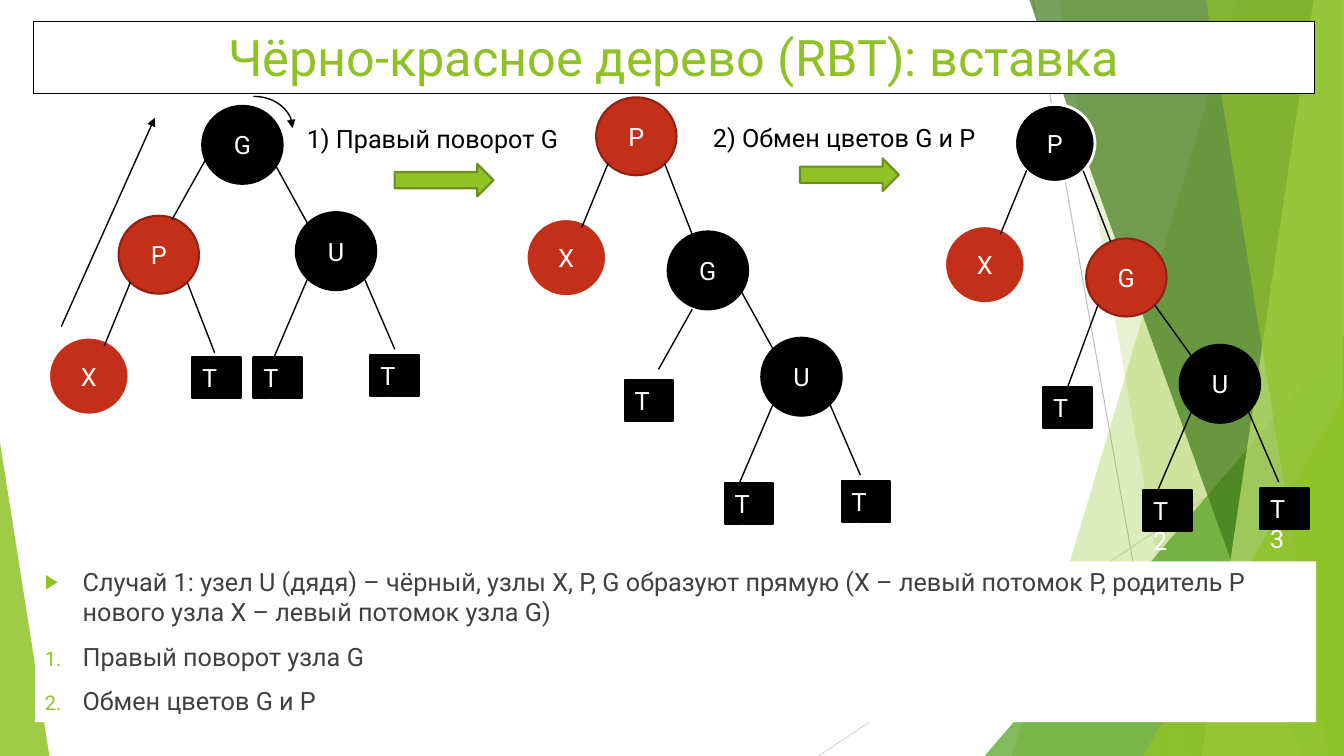
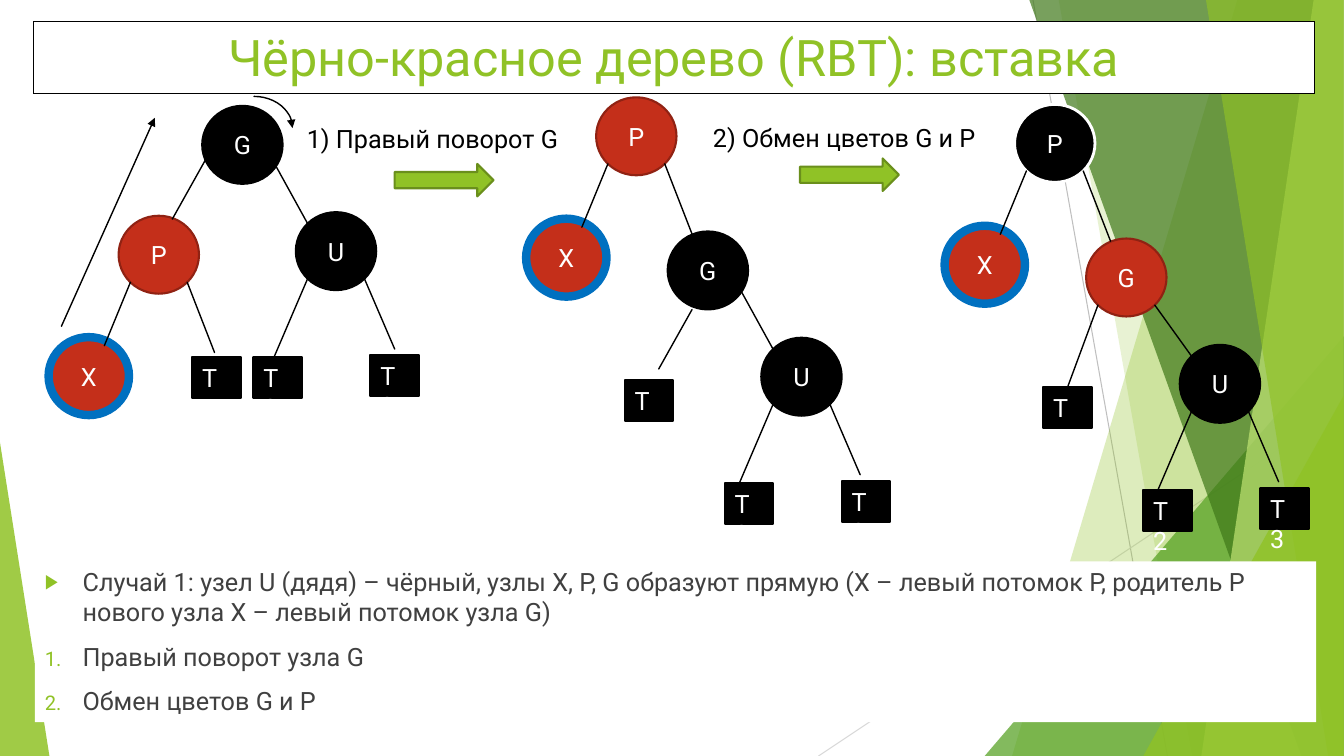
Before and after one commit to WhiteCatStudies/lectures, a slide deck: slide 13 of pt2/lectures/lecture3/lecture3.pptx. Drawn at 1344x756 pixels with LibreOffice and Linux fonts; fonts in the diff are those of the drawing. Boxes give left, top, right and bottom in pixels: in the first picture for what was removed or moved away, otherwise in the second. Text is boxed around its words. In the diff, an @@ line names an element or a change of style, - is before the commit and + after.

```diff
--- a/pt2/lectures/lecture3/lecture3.pptx
+++ b/pt2/lectures/lecture3/lecture3.pptx
@@ outline #FFFFFF 2 pt to #0070C0 6 pt in 3 elements at box(48, 337, 129, 414), box(526, 219, 607, 296), box(945, 226, 1025, 303) @@
```
Also in this commit, not shown: 5 other slides changed, 2 slides added, 3 other files.
